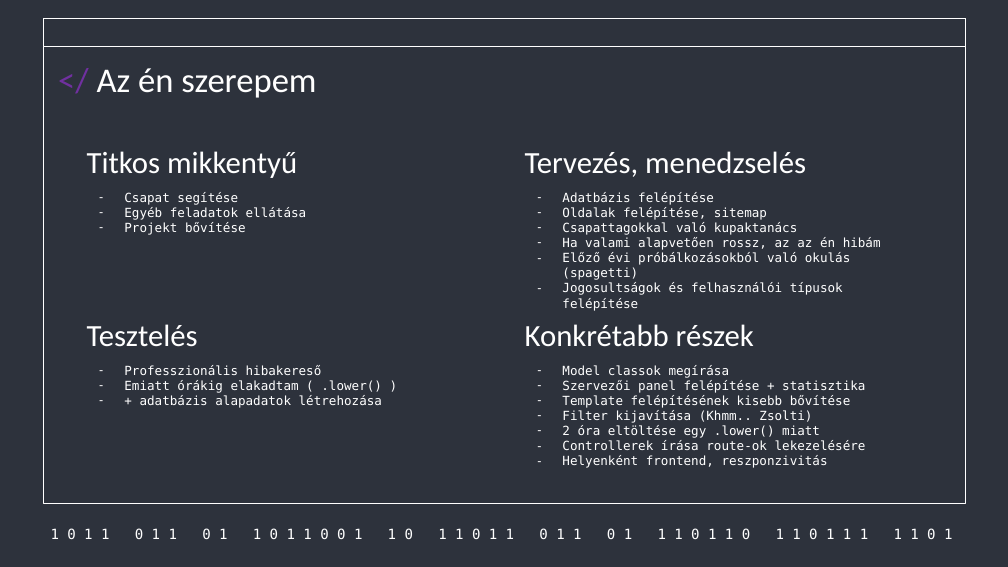
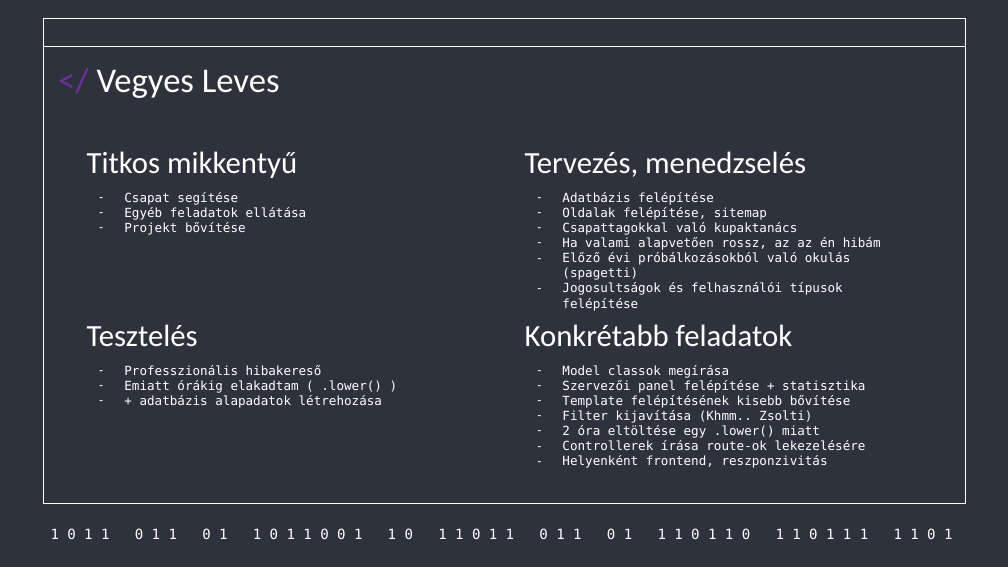
Before and after one commit to Acsilaa/dusza2024-25, a slide deck: slide 1 of gál része.pptx. Drawn at 1008x567 pixels with LibreOffice and Linux fonts; fonts in the diff are those of the drawing. Boxes give left, top, right and bottom in pixels: in the first picture for what was removed or moved away, otherwise in the second. Text is boxed around its words. In the diff, an @@ line names an element or a change of style, - is before the commit and + after.

```diff
--- a/gál része.pptx
+++ b/gál része.pptx
@@ title at (97, 69, 280, 98): text changed @@
-</ Az én szerepem
+</ Vegyes Leves
@@ title at (525, 324, 792, 347): text changed @@
-Konkrétabb részek
+Konkrétabb feladatok
```
Also in this commit, not shown: 1 other slide changed, 5 slides added, 2 slides removed.
